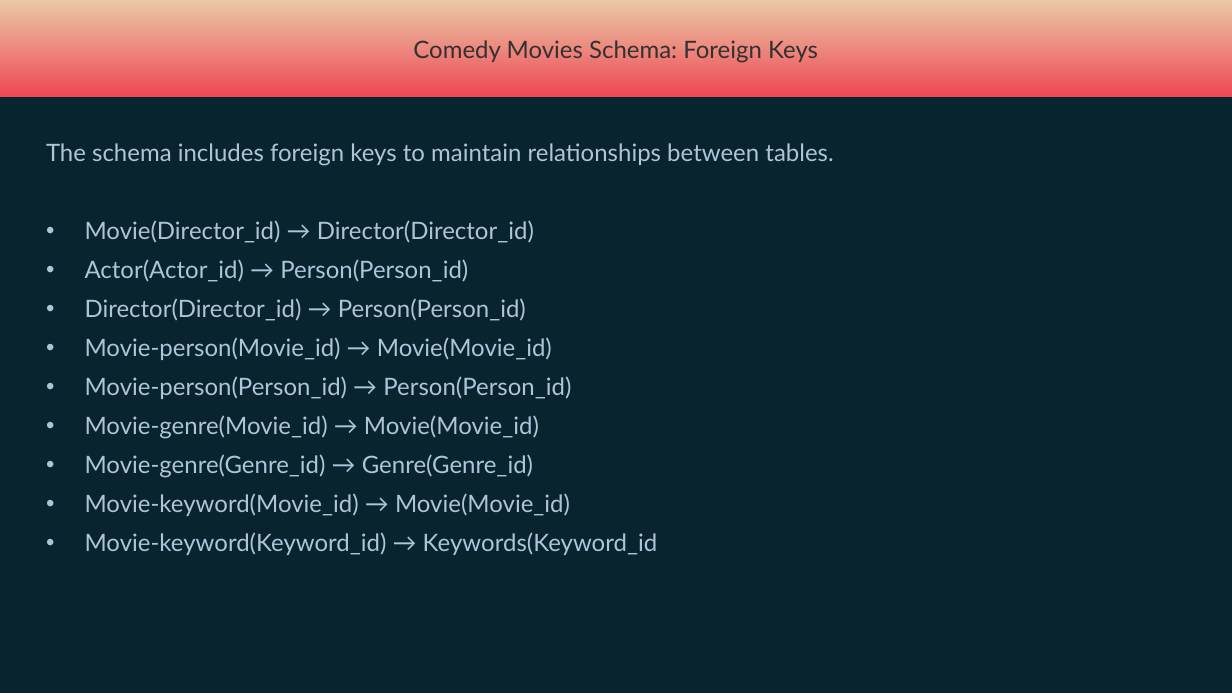
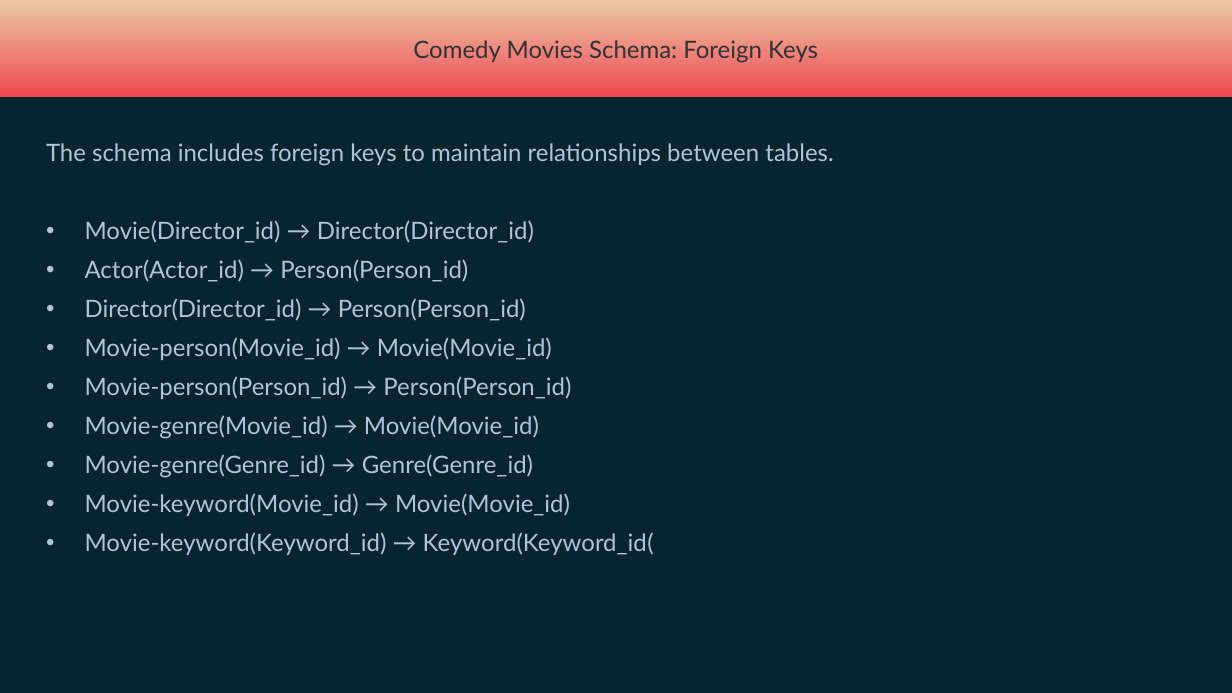
Before and after one commit to MichalBKM/DBMS_Project, a slide deck: slide 4 of do not ZIP for moodle/system_docs.pptx. Drawn at 1232x693 pixels with LibreOffice and Linux fonts; fonts in the diff are those of the drawing. Boxes give left, top, right and bottom in pixels: in the first picture for what was removed or moved away, otherwise in the second. Text is boxed around its words. In the diff, an @@ line names an element or a change of style, - is before the commit and + after.

```diff
--- a/do not ZIP for moodle/system_docs.pptx
+++ b/do not ZIP for moodle/system_docs.pptx
@@ text at (85, 532, 654, 555): text changed @@
-• Movie-keyword(Keyword_id) → Keywords(Keyword_id
+• Movie-keyword(Keyword_id) → Keyword(Keyword_id(
```
Also in this commit, not shown: 8 other slides changed, 16 other files.
